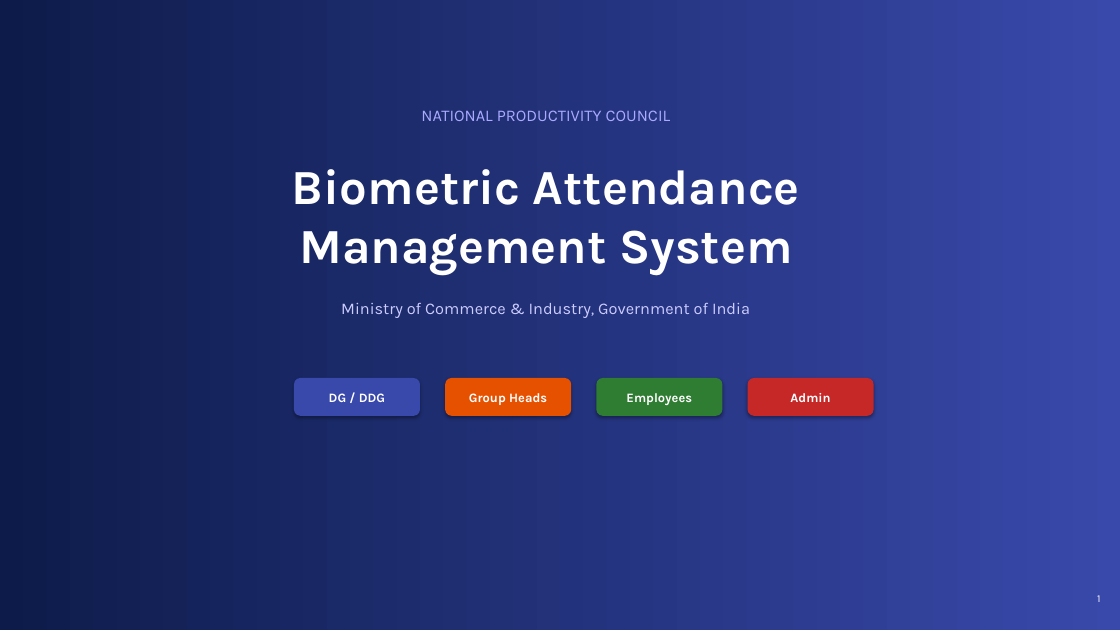
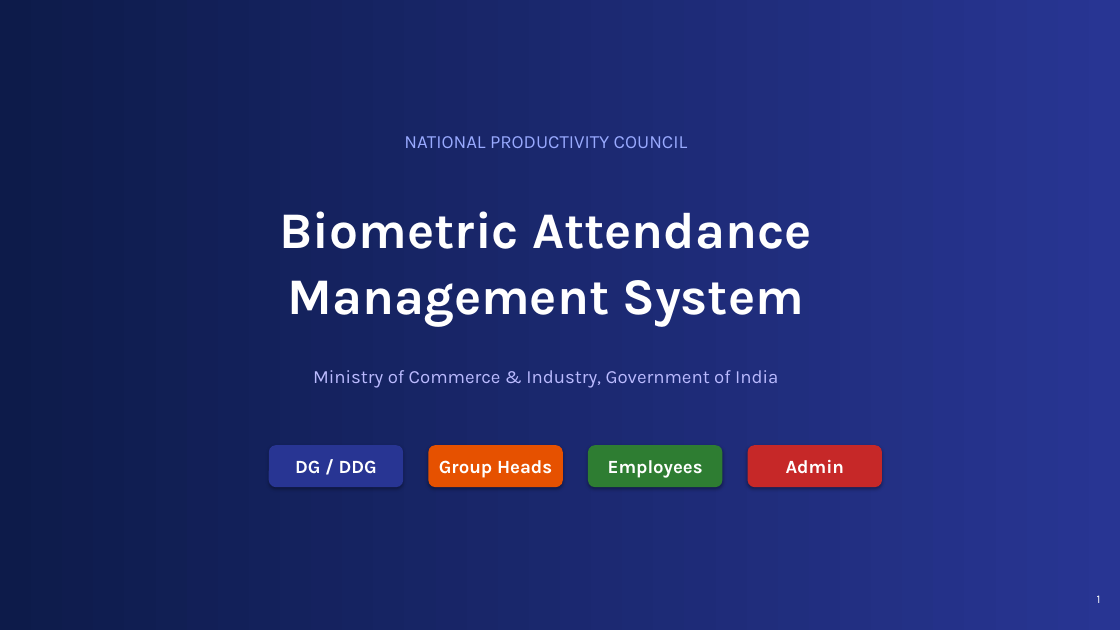
Before and after one commit to VijayGPT2023/Biometric-attendance, a slide deck: slide 1 of docs/NPC_Biometric_v2.pptx. Drawn at 1120x630 pixels with LibreOffice and Linux fonts; fonts in the diff are those of the drawing. Boxes give left, top, right and bottom in pixels: in the first picture for what was removed or moved away, otherwise in the second. Text is boxed around its words. In the diff, an @@ line names an element or a change of style, - is before the commit and + after.

```diff
--- a/docs/NPC_Biometric_v2.pptx
+++ b/docs/NPC_Biometric_v2.pptx
@@ background gradient #0D1B4A to #3949AB to gradient #0D1B4A to #283593 @@
@@ text "NATIONAL PRODUCTIVITY COUNCIL": place and size @@
-text "NATIONAL PRODUCTIVITY COUNCIL" at <box>421,110,671,121</box>
+text "NATIONAL PRODUCTIVITY COUNCIL" at <box>404,136,688,148</box>
@@ text "NATIONAL PRODUCTIVITY COUNCIL" at <box>404,136,688,148</box>: size 14 to 16 pt, text colour #AAAAFF to #99AAFF; more space between paragraphs @@
@@ text at <box>280,211,812,327</box>: text changed; size 42 to 44 pt @@
-Biometric Attendance
-Management System
+Biometric Attendance
+Management System
@@ text "Ministry of Commerce & Industry, ...": place and size @@
-text "Ministry of Commerce & Industry, ..." at <box>341,303,750,318</box>
+text "Ministry of Commerce & Industry, ..." at <box>313,370,778,388</box>
@@ text "Ministry of Commerce & Industry, ..." at <box>313,370,778,388</box>: size 14 to 16 pt, text colour #CCCCFF to #BBBBFF; more space between paragraphs @@
@@ rounded rectangle "DG / DDG": place and size @@
-rounded rectangle "DG / DDG" at <box>294,378,420,416</box>
+rounded rectangle "DG / DDG" at <box>269,445,403,487</box>
@@ rounded rectangle "DG / DDG" at <box>269,445,403,487</box>: size 11 to 16 pt; fill #3949AB to #283593 @@
@@ size 11 to 16 pt in 3 elements at <box>588,445,723,487</box>, <box>748,445,882,487</box>, <box>429,445,563,487</box> @@
@@ rounded rectangle "Group Heads": place and size @@
-rounded rectangle "Group Heads" at <box>445,378,571,416</box>
+rounded rectangle "Group Heads" at <box>429,445,563,487</box>
@@ rounded rectangle "Employees": place and size @@
-rounded rectangle "Employees" at <box>597,378,723,416</box>
+rounded rectangle "Employees" at <box>588,445,723,487</box>
@@ rounded rectangle "Admin": place and size @@
-rounded rectangle "Admin" at <box>748,378,874,416</box>
+rounded rectangle "Admin" at <box>748,445,882,487</box>
@@ text "1" at <box>1097,595,1101,603</box>: size 9 to 10 pt; more space between paragraphs @@
```
Also in this commit, not shown: 12 other slides changed, 5 slides added, 5 slides removed, 1 other file.
